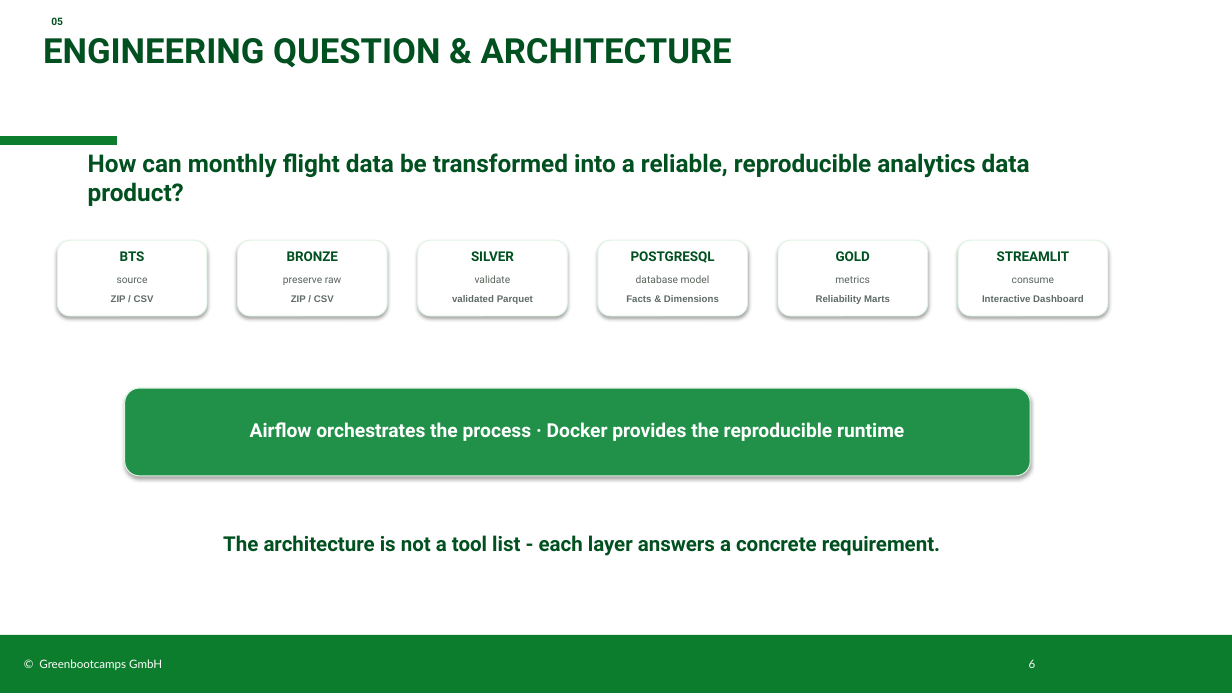
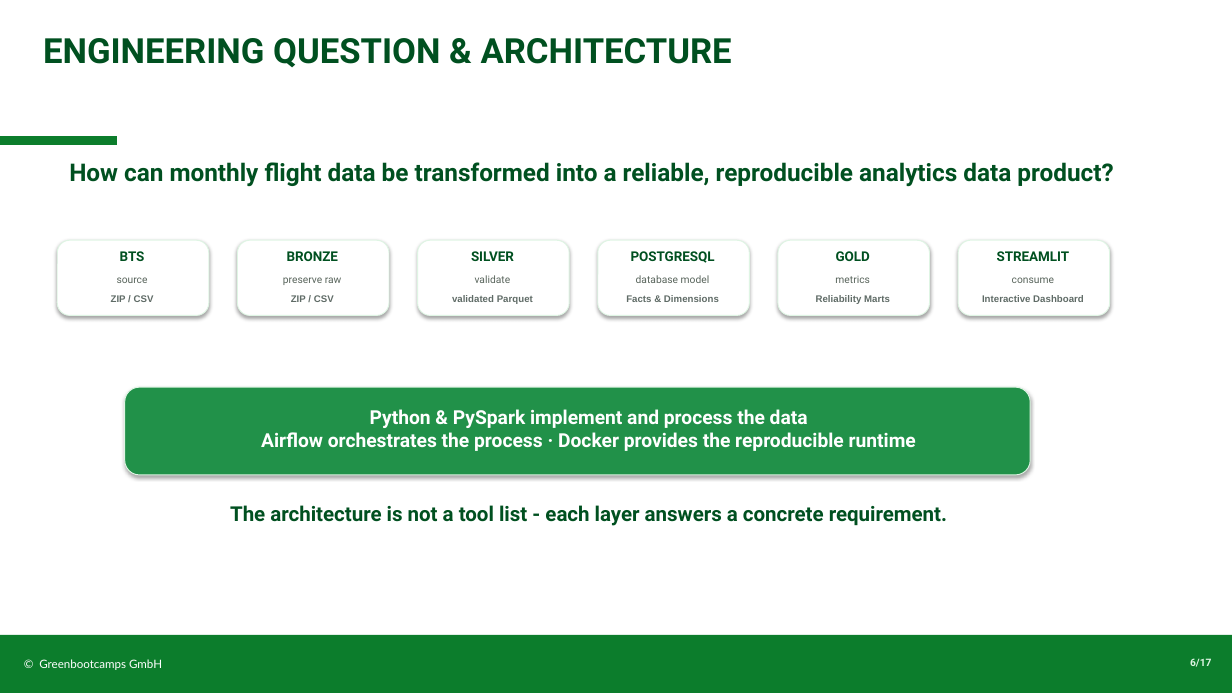
Before and after one commit to Peter-SQL/airline-operations-pipeline, a slide deck: slide 6 of docs/Airline_Reliability_PB.pptx. Drawn at 1232x693 pixels with LibreOffice and Linux fonts; fonts in the diff are those of the drawing; background and template pictures are left out. Boxes give left, top, right and bottom in pixels: in the first picture for what was removed or moved away, otherwise in the second. Text is boxed around its words. In the diff, an @@ line names an element or a change of style, - is before the commit and + after.

```diff
--- a/docs/Airline_Reliability_PB.pptx
+++ b/docs/Airline_Reliability_PB.pptx
@@ text removed at <box>51,17,63,25</box> @@
-05
@@ text "How can monthly flight data ..." rewrapped from <box>88,153,1030,178</box> to <box>69,162,1113,187</box> @@
@@ text "Python & PySpark implement and ...": place and size @@
-text "Python & PySpark implement and ..." at <box>250,422,904,441</box>
+text "Python & PySpark implement and ..." at <box>261,409,916,451</box>
@@ text at <box>370,409,808,428</box>: paragraph added @@
+Python & PySpark implement and process the data
@@ text "The architecture is not a ...": place and size @@
-text "The architecture is not a ..." at <box>223,535,940,556</box>
+text "The architecture is not a ..." at <box>230,505,947,526</box>
@@ text at <box>39,659,162,670</box>: text changed @@
-© Greenbootcamps GmbH 6
+© Greenbootcamps GmbH
@@ page number added at <box>1190,658,1212,667</box>, 8 pt, text #DFF5E4, bold @@
+6/17
```
Also in this commit, not shown: 11 other slides changed, 5 slides added, 1 slide removed, 3 other files.
